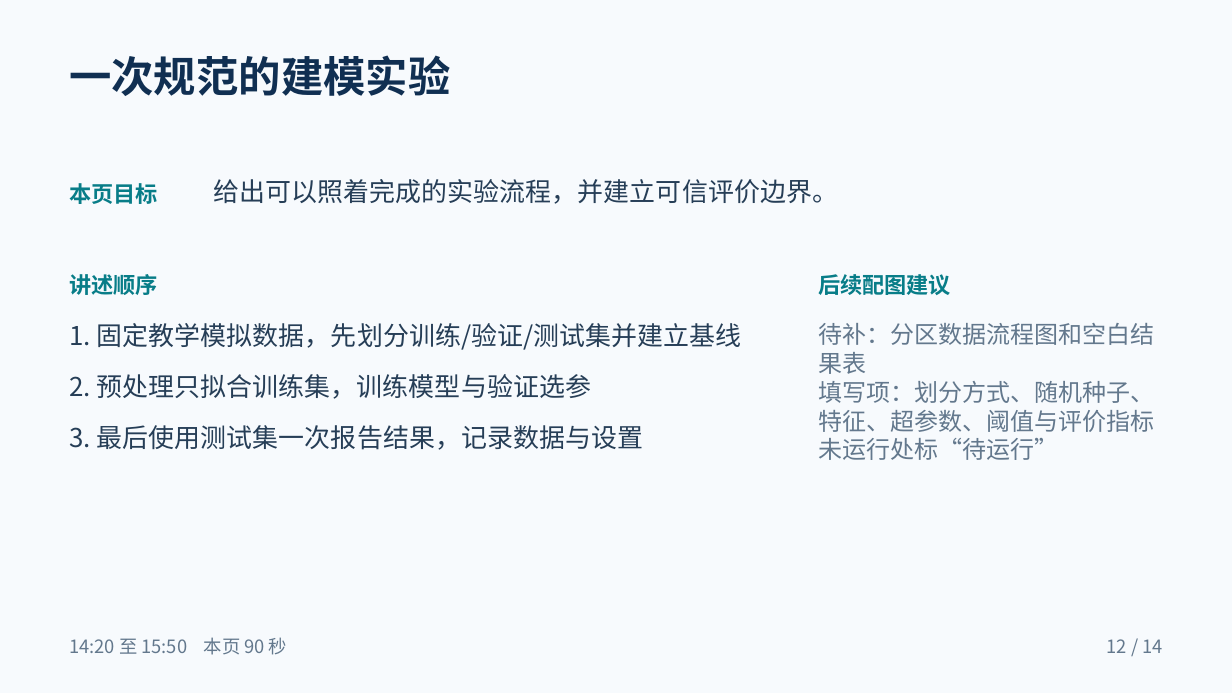
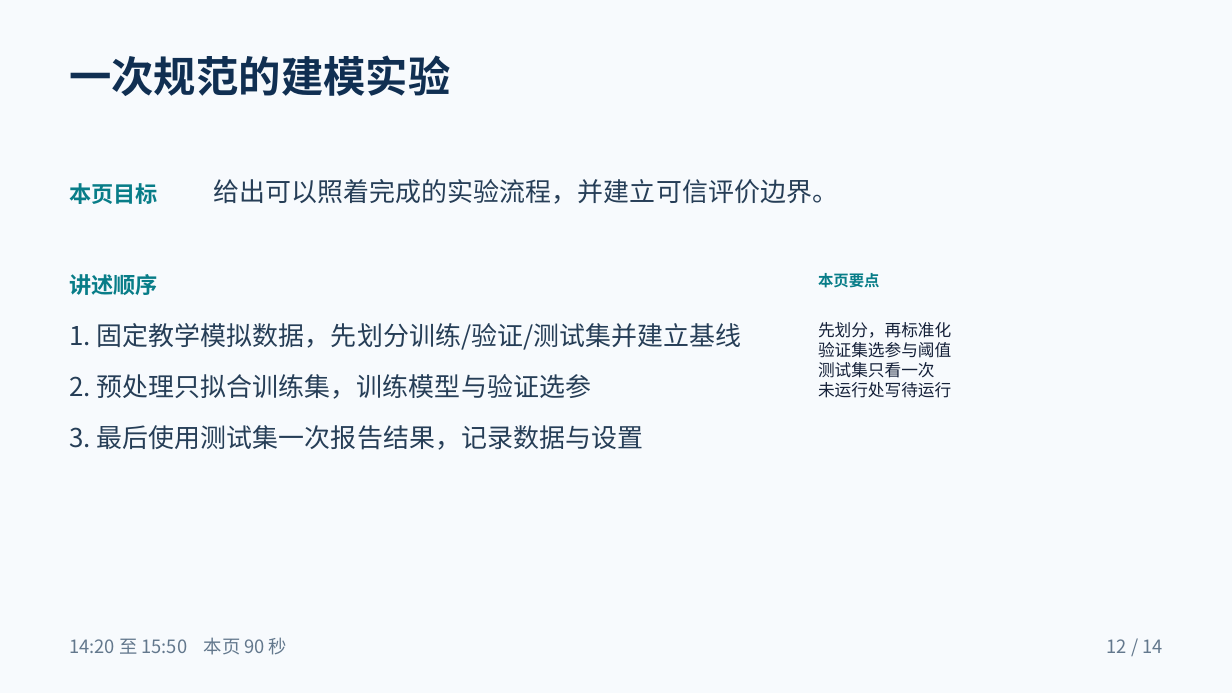
Before and after one commit to TOMBOSS885/AI-pre, a slide deck: slide 12 of downloads/线性回归与逻辑回归_PPT大纲.pptx. Drawn at 1232x693 pixels with LibreOffice and Linux fonts; fonts in the diff are those of the drawing. Boxes give left, top, right and bottom in pixels: in the first picture for what was removed or moved away, otherwise in the second. Text is boxed around its words. In the diff, an @@ line names an element or a change of style, - is before the commit and + after.

```diff
--- a/downloads/线性回归与逻辑回归_PPT大纲.pptx
+++ b/downloads/线性回归与逻辑回归_PPT大纲.pptx
@@ text at [818, 273, 880, 288]: text changed; size 17.2 to 12 pt @@
-后续配图建议
+本页要点
@@ text at [818, 322, 951, 398]: text changed; size 18.8 to 13 pt; text colour #63788D to #152139 @@
-待补：分区数据流程图和空白结
-果表
-填写项：划分方式、随机种子、
-特征、超参数、阈值与评价指标
-未运行处标“待运行”
+先划分，再标准化
+验证集选参与阈值
+测试集只看一次
+未运行处写待运行
```
Also in this commit, not shown: 13 other slides changed, 9 other files.
